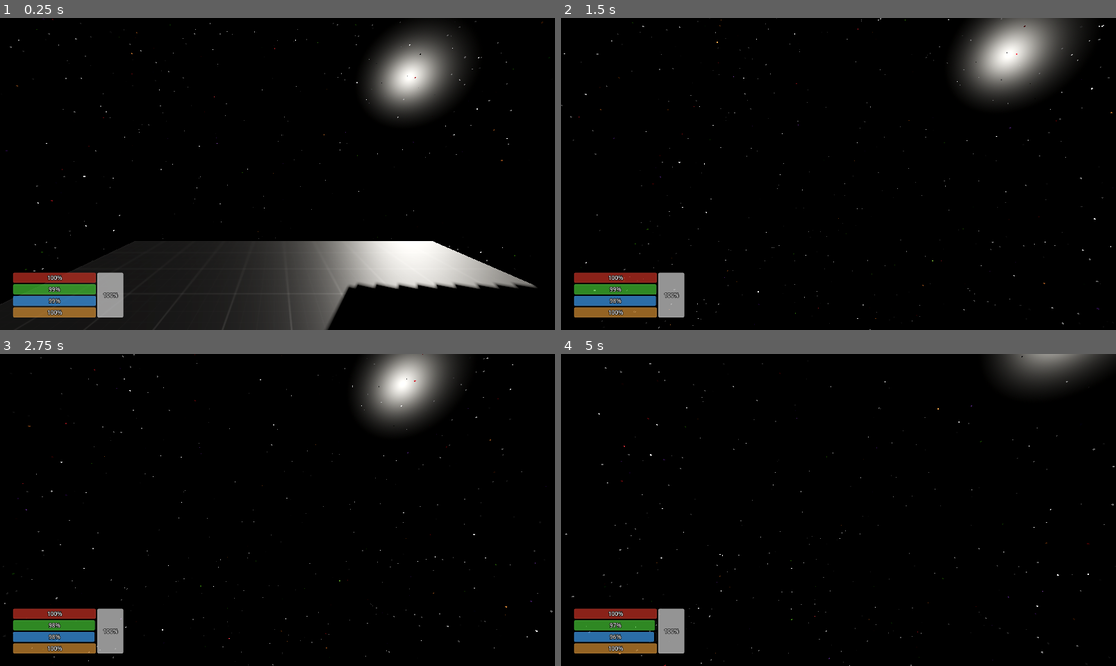
Above: before the commit, frames 1-4 (two rows, left to right).
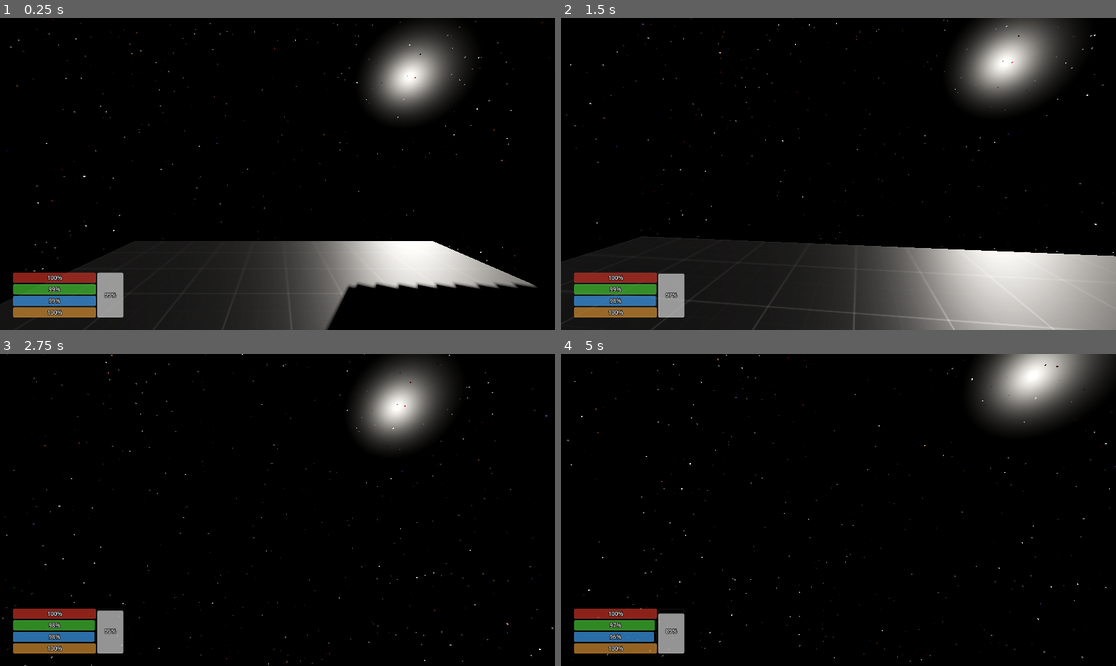
Above: after the commit, the same moments.

Repository: Clagonova/CosmicEchoes
Game: Godot game, scene res://levels/prototype/PrototypeLevel.tscn
Two runs of this game, one before a commit and one after it. Both use one fixed random seed, a clock stepped at 60 frames per second and the inputs below.
Inputs (mouse positions are in pixels of both pictures, inside the frame that each line leads up to):
- Up to frame 1 (0.25 s): no input
- Up to frame 2 (1.5 s): move the mouse to (866, 174) at 0.52 s; hold C (crouch) 0.53-1.28 s; hold W (move_forward) from 0.53 s (still down); tap Space (jump) at 0.77, 1.07 s; tap Shift (sprint) at 0.8, 1.35 s; move the mouse to (810, 174) at 1.27 s
- Up to frame 3 (2.75 s): keep holding W (move_forward); tap Space (jump) at 1.52, 1.55, 1.82 s; move the mouse to (288, 503) at 2.02 s; hold Space (jump) from 2.03 s (still down); tap C (crouch) at 2.3 s
- Up to frame 4 (5 s): keep holding W (move_forward); move the mouse to (832, 516) at 2.77 s; release Space (jump) at 2.78 s; tap C (crouch) at 2.85, 4.35 s; tap Space (jump) at 3.02, 3.32, 3.77, 3.8, 4.07, 4.52, 4.82 s; tap Shift (sprint) at 3.05 s; move the mouse to (877, 513) at 3.52 s; hold Shift (sprint) 3.53-4.28 s; move the mouse to (794, 506) at 4.27 s

The runs differ from the first frame. In frame 1, less than 0.1% of the frame differs, in the area x 0-97%, y 71-92%; in frame 2, 20%, in the area x 0-100%, y 0-100%; in frame 3, 4.2%; in frame 4, 4.6%.

Commit message:
ZeroG Implementation v2
Completed the ZeroG system for now.

Diff:
--- a/levels/prototype/PrototypeLevel.tscn
+++ b/levels/prototype/PrototypeLevel.tscn
@@ -96,18 +96,3 @@
 
 [node name="Player" parent="." instance=ExtResource("1_7wkp4")]
 transform = Transform3D(1, 0, 0, 0, 1, 0, 0, 0, 1, -0.204841, 1.13644, 1.83256)
-walk_speed = 4.0
-run_speed = 7.0
-gravity = 12.0
-accel = 8.0
-decel = 10.0
-min_jump_force = 2.0
-max_jump_force = 3.0
-jump_hold_time = 0.2
-crouch_height = 0.9
-stand_height = 1.8
-crouch_speed = 2.5
-mouse_sens = 0.1
-mouse_smooth = 0.5
-max_sway_angle = 1.75
-sway_speed = 15.0
--- a/project.godot
+++ b/project.godot
@@ -77,6 +77,11 @@
 "events": [Object(InputEventKey,"resource_local_to_scene":false,"resource_name":"","device":-1,"window_id":0,"alt_press …(189 unchanged characters)…
 ]
 }
+debug_fill_oxygen={
+"deadzone": 0.2,
+"events": [Object(InputEventKey,"resource_local_to_scene":false,"resource_name":"","device":-1,"window_id":0,"alt_pressed":false,"shift_pressed":false,"ctrl_pressed":true,"meta_pressed":false,"pressed":false,"keycode":0,"physical_keycode":53,"key_label":0,"unicode":0,"location":0,"echo":false,"script":null)
+]
+}
 debug_switch_gravity={
 "deadzone": 0.2,
 "events": [Object(InputEventKey,"resource_local_to_scene":false,"resource_name":"","device":-1,"window_id":0,"alt_press …(189 unchanged characters)…
--- a/scenes/HUD/VitalsHUD.tscn
+++ b/scenes/HUD/VitalsHUD.tscn
@@ -165,7 +165,7 @@
 theme = SubResource("Theme_4b0k3")
 value = 100.0
 
-[node name="O2Bar" type="ProgressBar" parent="."]
+[node name="OxygenBar" type="ProgressBar" parent="."]
 unique_name_in_owner = true
 anchors_preset = 2
 anchor_top = 1.0
--- a/scenes/HUD/vitals_hud.gd
+++ b/scenes/HUD/vitals_hud.gd
@@ -3,10 +3,11 @@
 @export var vitals_path: NodePath
 var vitals
 
-@onready var health_bar = %HealthBar
-@onready var hunger_bar = %HungerBar
-@onready var thirst_bar = %ThirstBar
-@onready var fatigue_bar = %FatigueBar
+@onready var health_bar: ProgressBar = %HealthBar
+@onready var hunger_bar: ProgressBar = %HungerBar
+@onready var thirst_bar: ProgressBar = %ThirstBar
+@onready var fatigue_bar: ProgressBar = %FatigueBar
+@onready var oxygen_bar: ProgressBar = %OxygenBar
 
 func _ready():
 	if vitals_path != null:
@@ -23,3 +24,4 @@
 	hunger_bar.value = vitals.get_hunger()
 	thirst_bar.value = vitals.get_thirst()
 	fatigue_bar.value = vitals.get_fatigue()
+	oxygen_bar.value = vitals.get_oxygen()
--- a/scenes/player/player.gd
+++ b/scenes/player/player.gd
@@ -22,8 +22,10 @@
 @export var crouch_speed := 2.5
 
 # --- Thruster ---
-@export var thruster_force := 18.0
-@export var thruster_oxygen_rate := 8.0
+@export var thruster_force := 3.0
+@export var thruster_boost_force := 7.0
+@export var thruster_oxygen_rate := 0.8
+@export var thruster_boost_oxygen_rate := 3.8
 
 # --- Camera ---
 @export var mouse_sens := 0.1
@@ -103,12 +105,21 @@
 		else:
 			state = PlayerState.IDLE
 
-	# --- Fatigue drain ---
-	vitals.apply_fatigue_drain(state, delta)
-
-	# --- MOVEMENT ---
+	# --- VITALS drain ---
 	if state == PlayerState.ZEROG:
-		# ZeroG thruster kontrolü
+		# ZeroG hareket
+		if moving:
+			var oxygen_used = vitals.use_oxygen(thruster_oxygen_rate * delta)
+			if oxygen_used > 0.0:
+				# oksijen varsa hareket uygula
+				velocity += direction * thruster_force * delta
+			# oksijen yoksa: sadece sürüklenmeye devam (velocity korunuyor)
+	else:
+		vitals.apply_fatigue_drain(state, delta)
+
+	# --- MOVEMENT & VITALS DRAIN ---
+	if state == PlayerState.ZEROG:
+		# --- ZERO-G MOVEMENT ---
 		var thrust_input = Vector3.ZERO
 		thrust_input += direction
 		if Input.is_action_pressed("jump"): # yukarı
@@ -117,13 +128,23 @@
 			thrust_input.y -= 1.0
 
 		if thrust_input.length() > 0.01:
-			velocity += thrust_input.normalized() * thruster_force * delta
-			# burada vitals.oxygen drain eklenebilir
+			# Oksijen varsa thruster çalışır
+			var sprinting = Input.is_action_pressed("sprint")
+			var speed = thruster_boost_force if sprinting else thruster_force
+			var oxygen_needed = thruster_boost_oxygen_rate * delta if sprinting else thruster_oxygen_rate * delta
+			var oxygen_used = vitals.use_oxygen(oxygen_needed)
+			if oxygen_used > 0.0:
+				velocity += thrust_input.normalized() * speed * delta
+			else:
+				# oksijen bitti: input ignored, sadece mevcut velocity korunuyor
+				pass
 		else:
+			# input yoksa velocity kademeli olarak düşer
 			velocity = lerp(velocity, Vector3.ZERO, delta * 0.5)
-
 	else:
-		# --- SPEED ---
+		vitals.apply_fatigue_drain(state, delta)
+
+		# --- NORMAL MOVEMENT ---
 		var speed = walk_speed
 		match state:
 			PlayerState.RUNNING:
@@ -131,17 +152,14 @@
 			PlayerState.CROUCHING:
 				speed = crouch_speed
 
-		# --- VELOCITY X/Z ---
 		var target_velocity = direction * speed
 		velocity.x = lerp(velocity.x, target_velocity.x, accel * delta if moving else decel * delta)
 		velocity.z = lerp(velocity.z, target_velocity.z, accel * delta if moving else decel * delta)
 
-		# --- JUMP ---
 		if is_on_floor():
 			velocity_y = 0.0
 			jumping = false
 			jump_timer = 0.0
-
 			if Input.is_action_just_pressed("jump") and state != PlayerState.CROUCHING:
 				velocity_y = min_jump_force
 				jumping = true
@@ -184,23 +202,23 @@
 	var target_breath_amplitude = 0.025
 	match state:
 		PlayerState.IDLE:
-			target_breath_speed = 0.9
-			target_breath_amplitude = 0.02
+			target_breath_speed = 0.6
+			target_breath_amplitude = 0.015
 		PlayerState.CROUCHING:
-			target_breath_speed = 0.7
+			target_breath_speed = 0.4
+			target_breath_amplitude = 0.01
+		PlayerState.WALKING:
+			target_breath_speed = 1.3
+			target_breath_amplitude = 0.025
+		PlayerState.RUNNING:
+			target_breath_speed = 1.9
+			target_breath_amplitude = 0.04
+		PlayerState.JUMPING:
+			target_breath_speed = 2.2
+			target_breath_amplitude = 0.055
+		PlayerState.ZEROG:
+			target_breath_speed = 0.8
 			target_breath_amplitude = 0.015
-		PlayerState.WALKING:
-			target_breath_speed = 1.2
-			target_breath_amplitude = 0.03
-		PlayerState.RUNNING:
-			target_breath_speed = 2.0
-			target_breath_amplitude = 0.05
-		PlayerState.JUMPING:
-			target_breath_speed = 1.8
-			target_breath_amplitude = 0.04
-		PlayerState.ZEROG:
-			target_breath_speed = 1.5
-			target_breath_amplitude = 0.035
 
 	current_breath_speed = lerp(current_breath_speed, target_breath_speed, delta * 2.0)
 	current_breath_amplitude = lerp(current_breath_amplitude, target_breath_amplitude, delta * 2.0)
--- a/scenes/player/vitals.gd
+++ b/scenes/player/vitals.gd
@@ -24,7 +24,7 @@
 @export var fatigue_run_drain := 1.0
 @export var fatigue_jump_drain := 1.3
 @export var fatigue_crouch_drain := 0.25
-@export var oxygen_vacuum_drain := 0.0
+@export var oxygen_vacuum_drain := 0.1
 
 # Decay/recovery
 @export var hunger_decay_rate := 0.5
@@ -127,16 +127,20 @@
 	# Fill health
 	if event.is_action_pressed("debug_fill_health"):
 		health = min(health + 100, max_health)
-		print("Debug: Fatigue += 100, current =", health)
+		print("Cheat: Health Filled.")
 	# Fill hunger
 	if event.is_action_pressed("debug_fill_hunger"):
 		hunger = min(hunger + 100, max_hunger)
-		print("Debug: Fatigue += 100, current =", hunger)
+		print("Cheat: Hunger Filled.")
 	# Fill thirst
 	if event.is_action_pressed("debug_fill_thirst"):
 		thirst = min(thirst + 100, max_thirst)
-		print("Debug: Fatigue += 100, current =", thirst)
+		print("Cheat: Thirst Filled.")
 	# Fill fatigue
 	if event.is_action_pressed("debug_fill_fatigue"):
 		fatigue = min(fatigue + 100, max_fatigue)
-		print("Debug: Fatigue += 100, current =", fatigue)
+		print("Cheat: Fatigue Filled.")
+	# Fill oxygen
+	if event.is_action_pressed("debug_fill_oxygen"):
+		oxygen = min(oxygen + 100, max_oxygen)
+		print("Cheat: Oxygen Filled.")
